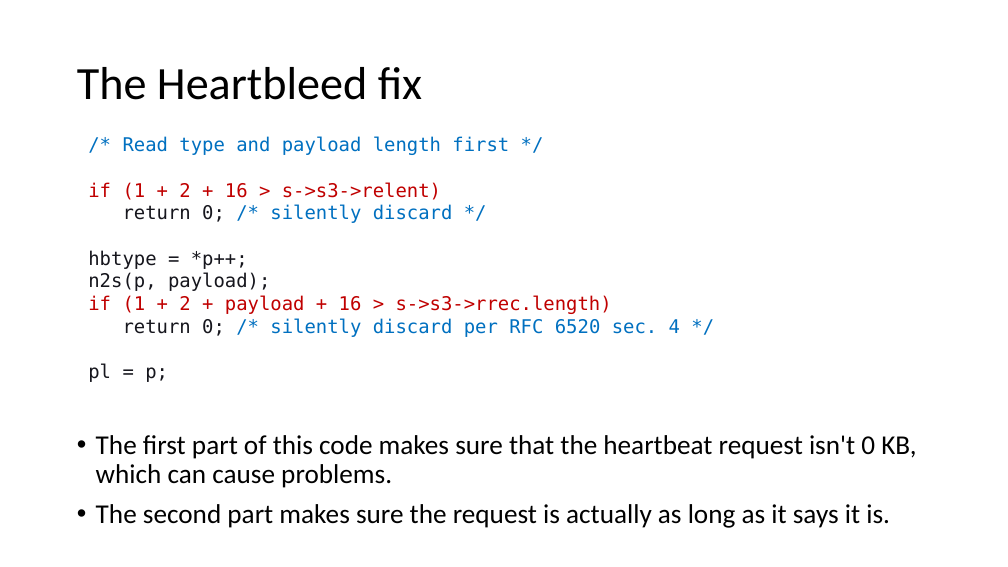
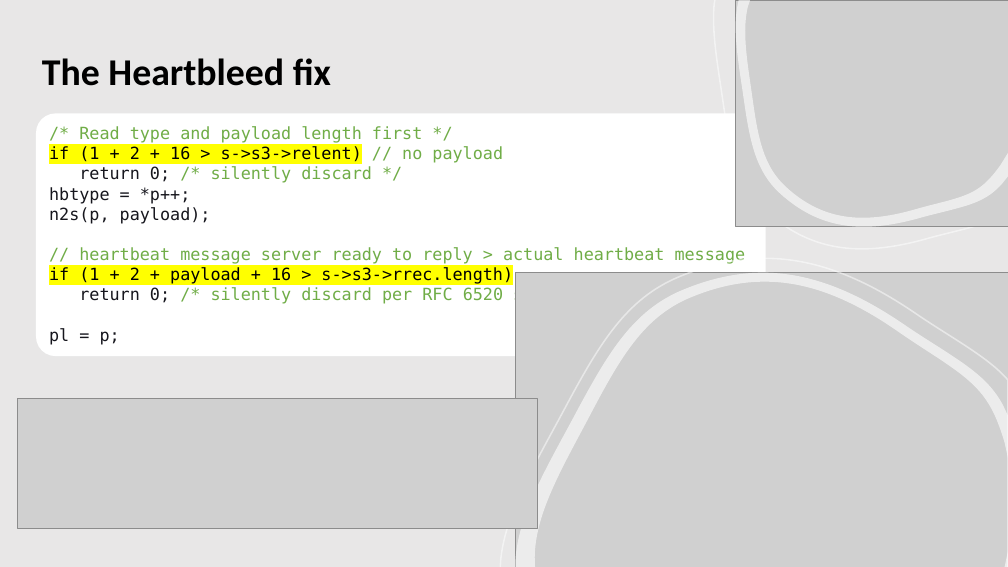
Before and after one commit to j2695203/MSDGithubRepo, a slide deck: slide 9 of my6014Repo/Presentation_Heartbleed.pptx (slide 8 before the commit). Drawn at 1008x567 pixels with LibreOffice and Linux fonts; fonts in the diff are those of the drawing; grey boxes stand for pictures. Boxes give left, top, right and bottom in pixels: in the first picture for what was removed or moved away, otherwise in the second. Text is boxed around its words. In the diff, an @@ line names an element or a change of style, - is before the commit and + after.

```diff
--- a/my6014Repo/Presentation_Heartbleed.pptx
+++ b/my6014Repo/Presentation_Heartbleed.pptx
@@ rectangle added at <box>0,0,1008,567</box>, fill #E9E7E7 @@
@@ title "The Heartbleed fix": place and size @@
-title "The Heartbleed fix" at <box>77,67,422,100</box>
+title "The Heartbleed fix" at <box>42,58,331,86</box>
@@ title "The Heartbleed fix" at <box>42,58,331,86</box>: size 44 to 36 pt, bold on; vertical alignment middle to bottom @@
@@ freeform shape added at <box>714,0,1008,249</box>, outline #FFFFFF 1.5 pt @@
@@ picture added at <box>736,0,1008,227</box> @@
@@ freeform shape added at <box>736,0,1008,227</box>, fill #FFFFFF at 60% opacity @@
@@ rounded rectangle "/* Read type and payload ...": place and size @@
-rounded rectangle "/* Read type and payload ..." at <box>88,136,680,382</box>
+rounded rectangle "/* Read type and payload ..." at <box>36,113,766,356</box>
@@ rounded rectangle "/* Read type and payload ..." at <box>36,113,766,356</box>: fill none to #FFFFFF @@
@@ text in rounded rectangle at <box>49,146,503,163</box>: text changed; size 18 to 16 pt; text colour #C00000 to #000000 @@
-if (1 + 2 + 16 > s->s3->relent)
+if (1 + 2 + 16 > s->s3->relent) // no payload
@@ text in rounded rectangle at <box>49,126,553,345</box>: size 18 to 16 pt in "/* Read type and payload length first ...", "return 0; /* silently discard */", "hbtype = *p++;", "n2s(p, payload);" and 3 more places; text colour #0070C0 to #70AD47 in "/* Read type and payload length first ...", "/* silently discard */", "/* silently discard per RFC 6520 sec. ..."; text colour #C00000 to #000000, highlight none to #FFFF00 in "if (1 + 2 + payload + ..." @@
@@ text in rounded rectangle at <box>79,247,746,264</box>: paragraph added @@
+// heartbeat message server ready to reply > actual heartbeat message
@@ freeform shape added at <box>501,259,1008,567</box>, outline #FFFFFF 1.5 pt @@
@@ picture added at <box>516,273,1008,567</box> @@
@@ freeform shape added at <box>516,273,1008,567</box>, fill #FFFFFF at 60% opacity @@
@@ picture added at <box>17,399,538,529</box> @@
@@ text removed at <box>96,435,916,528</box> @@
-• The first part of this code makes sure that the heartbeat request isn't 0 KB, which can cause problems.
-• The second part makes sure the request is actually as long as it says it is.
```
Also in this commit, not shown: 5 other slides changed, 3 slides added, 2 slides removed, 15 other files.
